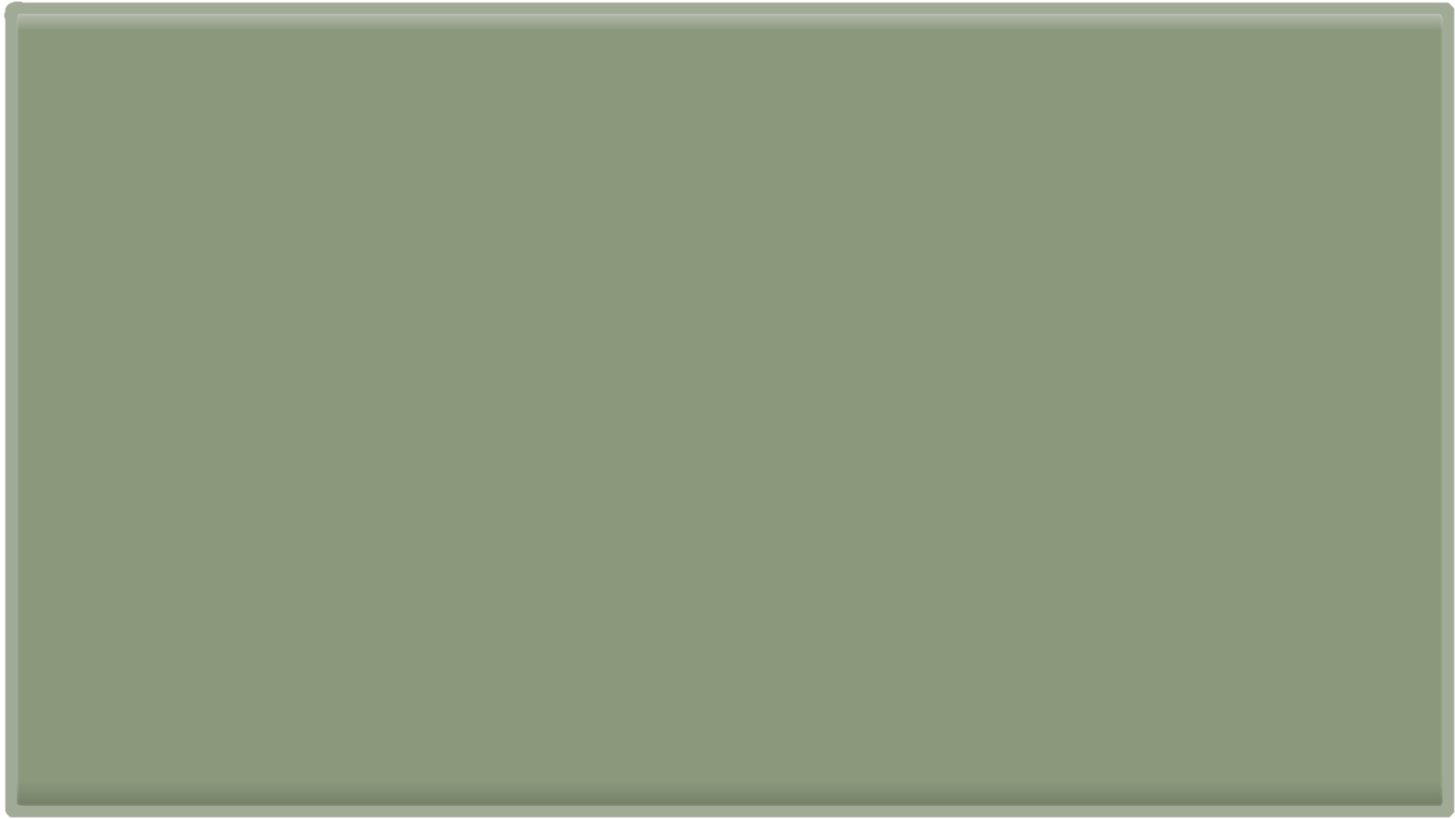
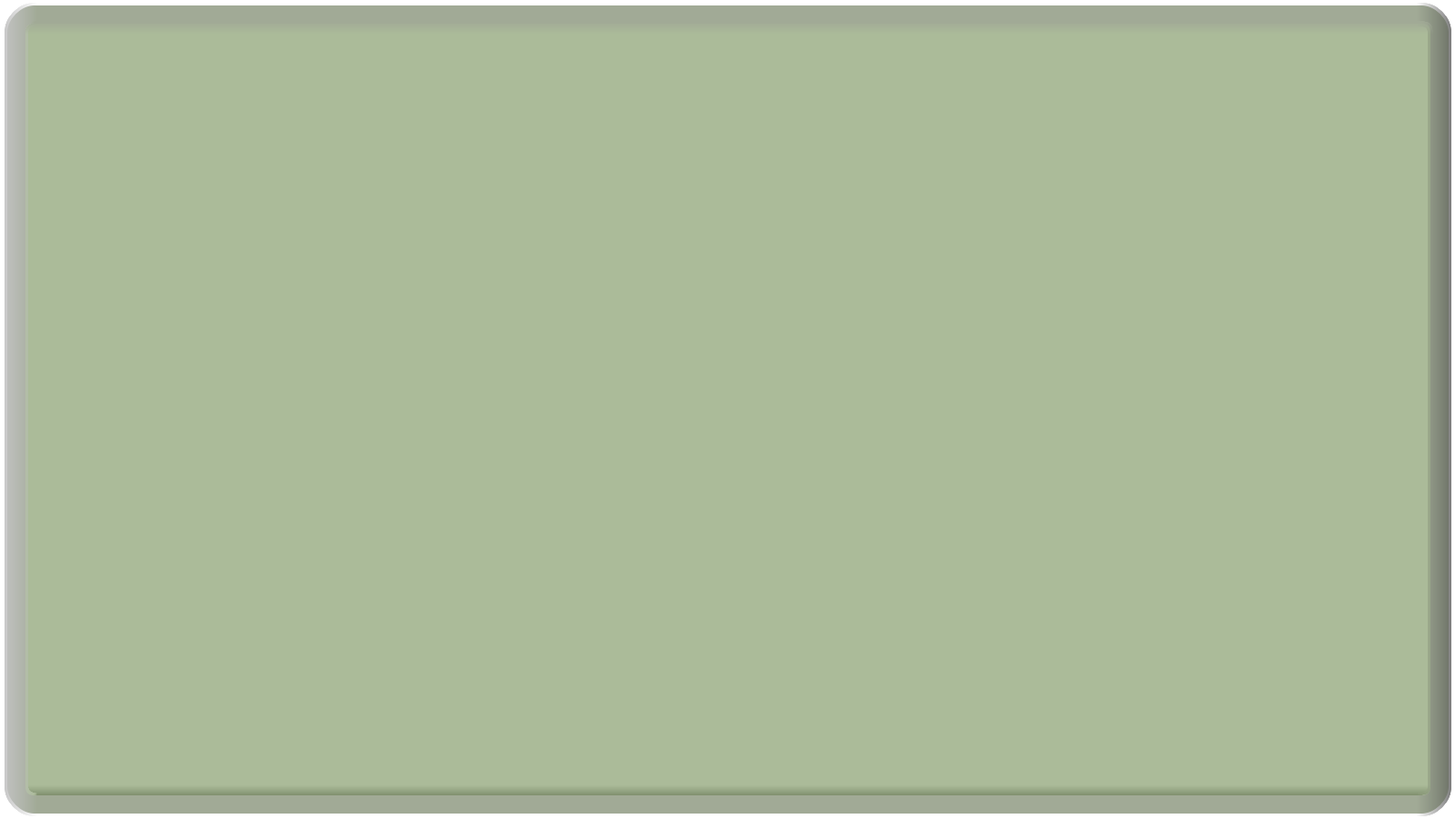
Two versions of the same layered image (1455x819). Layer-by-layer changes:
added layer "Layer 12" above "Layer 6" over [3, 0, 1455, 815]
removed layer "Layer 4" over [3, 0, 1455, 815]
removed layer "Layer 3" over [3, 0, 1455, 818]
removed layer "Layer 2" over [3, 0, 1455, 818]
added layer "Layer 9" above "Layer 6" over [3, 0, 1455, 818]
added layer "Layer 8" above "Layer 1" over [3, 0, 1455, 818]
